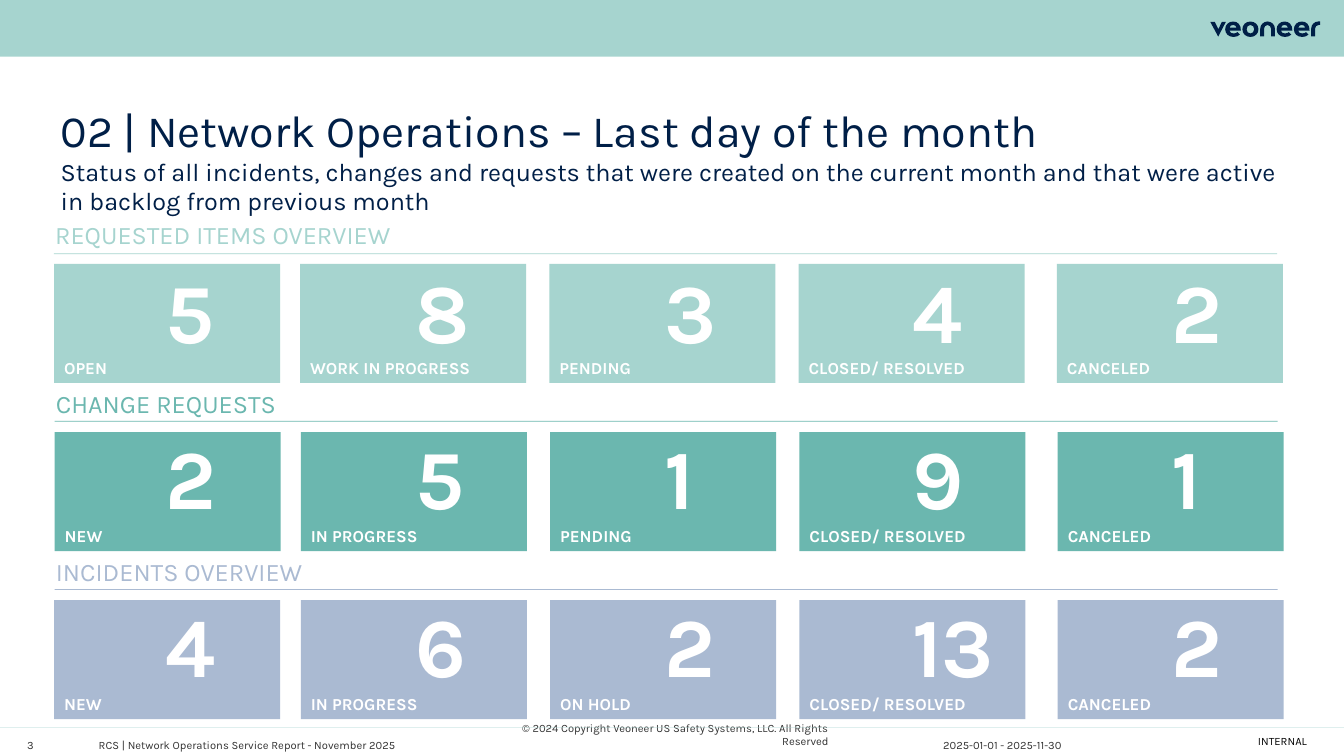
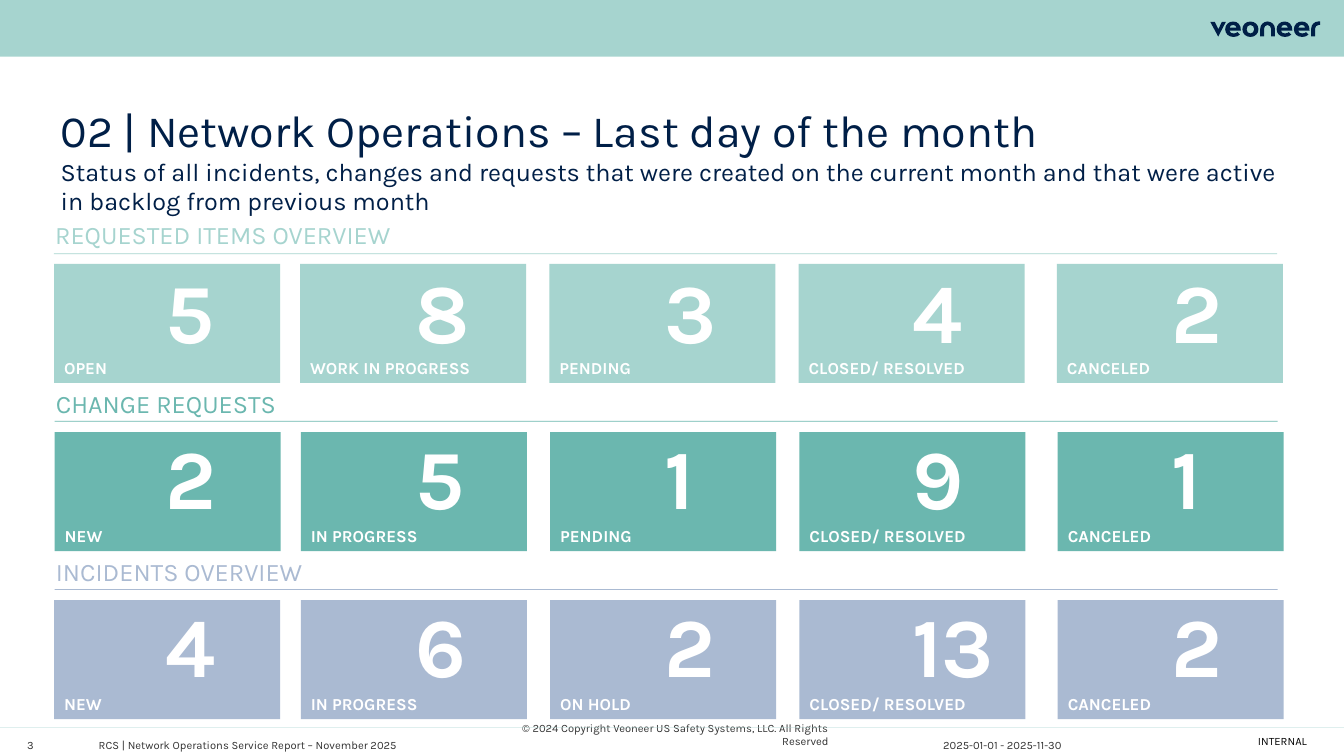
Before and after one commit to pedrogfaguiar-hub/SDM-Report-website, a slide deck: slide 3 of webroot/reports/populated_presentation.pptx. Drawn at 1344x756 pixels with LibreOffice and Linux fonts; fonts in the diff are those of the drawing; background and template pictures are left out. Boxes give left, top, right and bottom in pixels: in the first picture for what was removed or moved away, otherwise in the second. Text is boxed around its words. In the diff, an @@ line names an element or a change of style, - is before the commit and + after.

Commit message:
Update report: Veoneer Report - November 2026

```diff
--- a/webroot/reports/populated_presentation.pptx
+++ b/webroot/reports/populated_presentation.pptx
@@ text at <box>99,741,396,752</box>: text changed @@
-RCS | Network Operations Service Report - November 2025
+RCS | Network Operations Service Report – November 2025
```
Also in this commit, not shown: 7 other slides changed, 35 other files.
